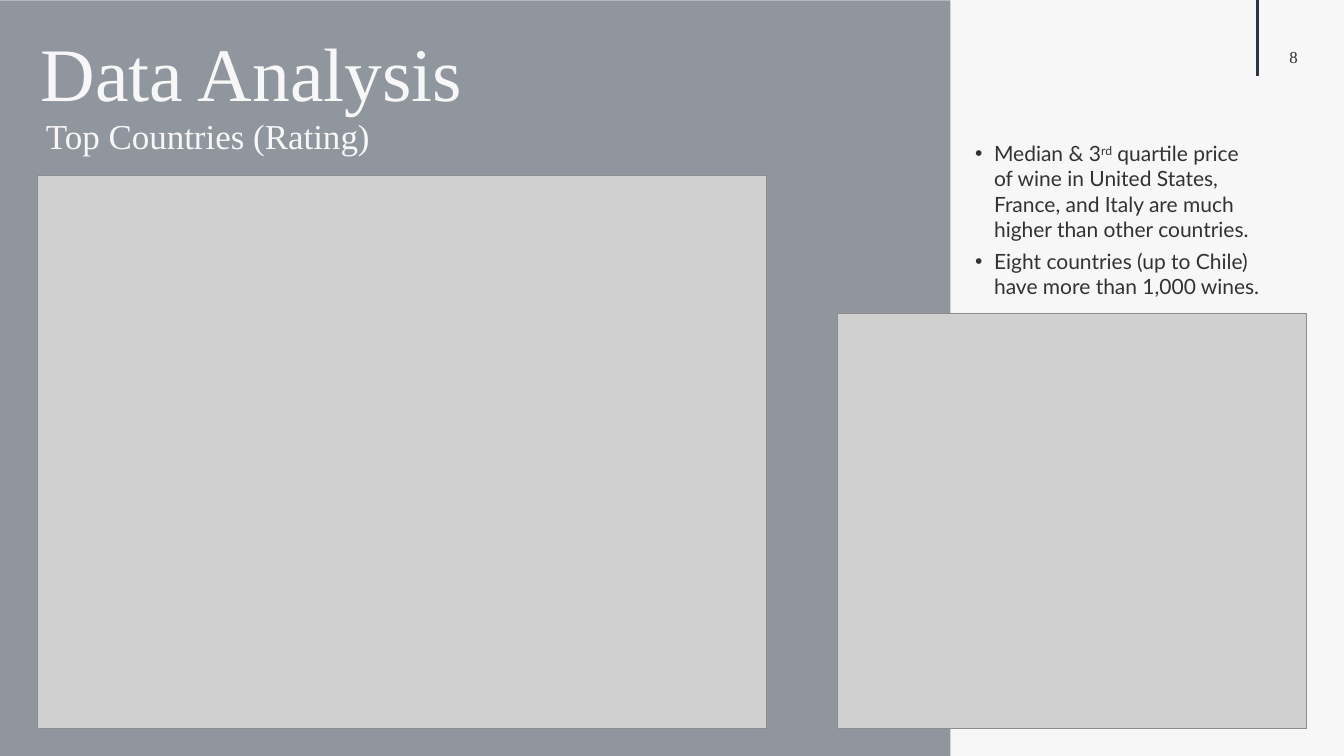
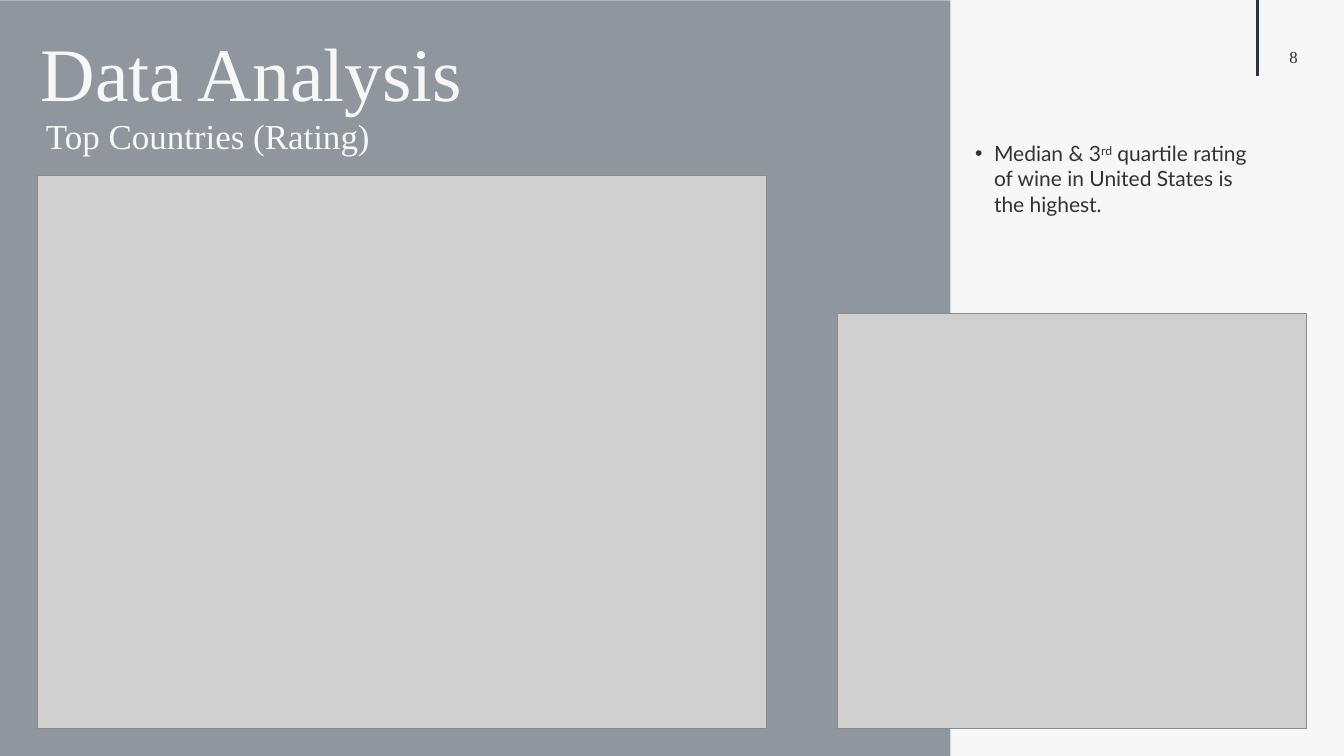
Before and after one commit to WilliamJHan/Selenium_Vivino, a slide deck: slide 8 of Vivino_Presentation.pptx. Drawn at 1344x756 pixels with LibreOffice and Linux fonts; fonts in the diff are those of the drawing; grey boxes stand for pictures. Boxes give left, top, right and bottom in pixels: in the first picture for what was removed or moved away, otherwise in the second. Text is boxed around its words. In the diff, an @@ line names an element or a change of style, - is before the commit and + after.

```diff
--- a/Vivino_Presentation.pptx
+++ b/Vivino_Presentation.pptx
@@ text at box(994, 145, 1246, 216): text changed @@
-• Median & 3rd quartile price of wine in United States, France, and Italy are much higher than other countries.
-• Eight countries (up to Chile) have more than 1,000 wines.
+• Median & 3rd quartile rating of wine in United States is the highest.
```
Also in this commit, not shown: 5 other slides changed, 8 slides added, 1 slide removed, 16 other files.
